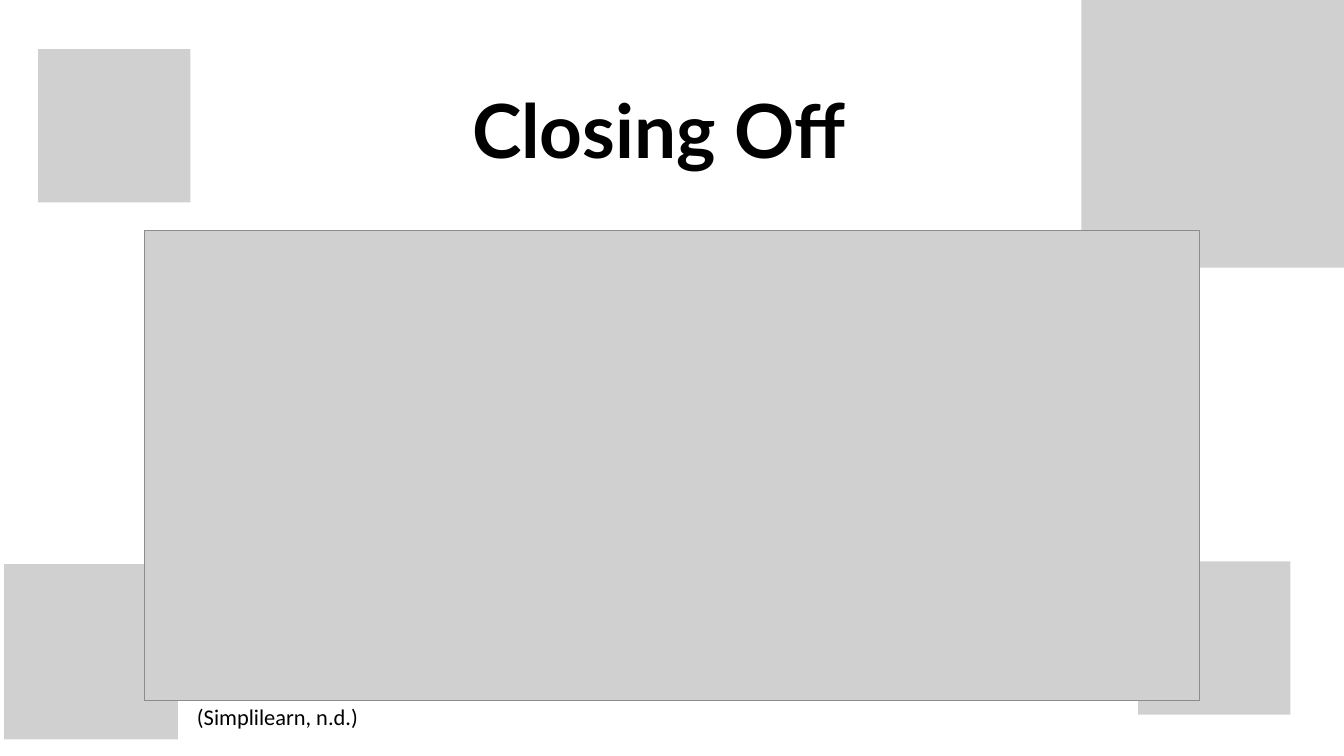
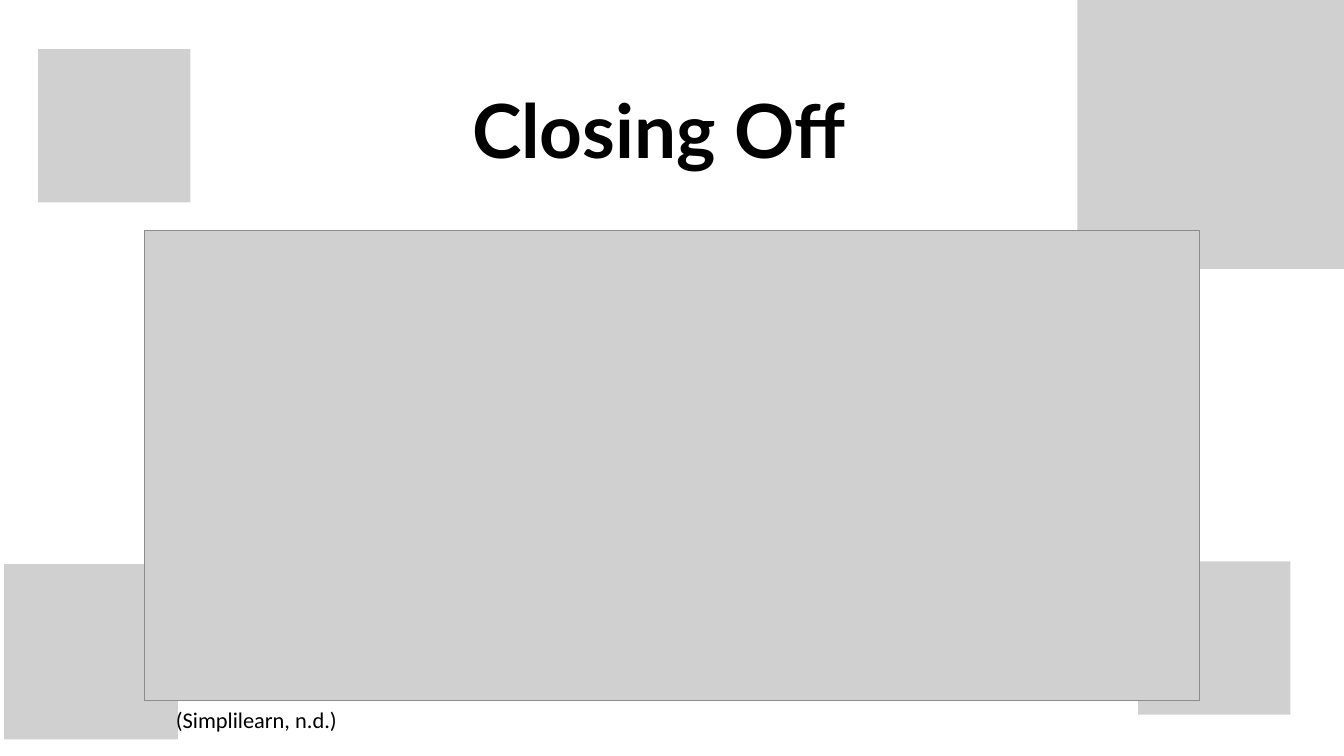
Before and after one commit to Muffinszer/cep146-teamproject1, a slide deck: slide 8 of CEP146NBB_Project1.pptx. Drawn at 1344x756 pixels with LibreOffice and Linux fonts; fonts in the diff are those of the drawing; grey boxes stand for pictures; background and template pictures are left out. Boxes give left, top, right and bottom in pixels: in the first picture for what was removed or moved away, otherwise in the second. Text is boxed around its words. In the diff, an @@ line names an element or a change of style, - is before the commit and + after.

Commit message:
Edited alignment and format
Edited alignment and format

```diff
--- a/CEP146NBB_Project1.pptx
+++ b/CEP146NBB_Project1.pptx
@@ picture: place and size @@
-picture at [1081,0,1344,267]
+picture at [1077,0,1344,269]
@@ text "(Simplilearn, n.d.)" rewrapped from [197,709,358,729] to [176,709,337,734] @@
```
Also in this commit, not shown: 8 other slides changed.
